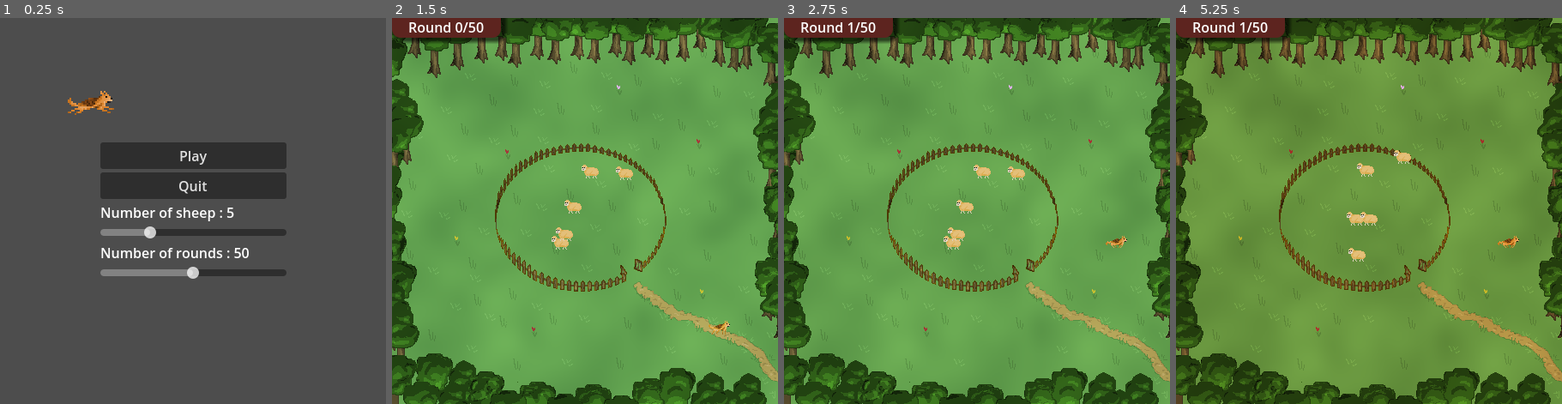
Above: before the commit, frames 1-4 (left to right).
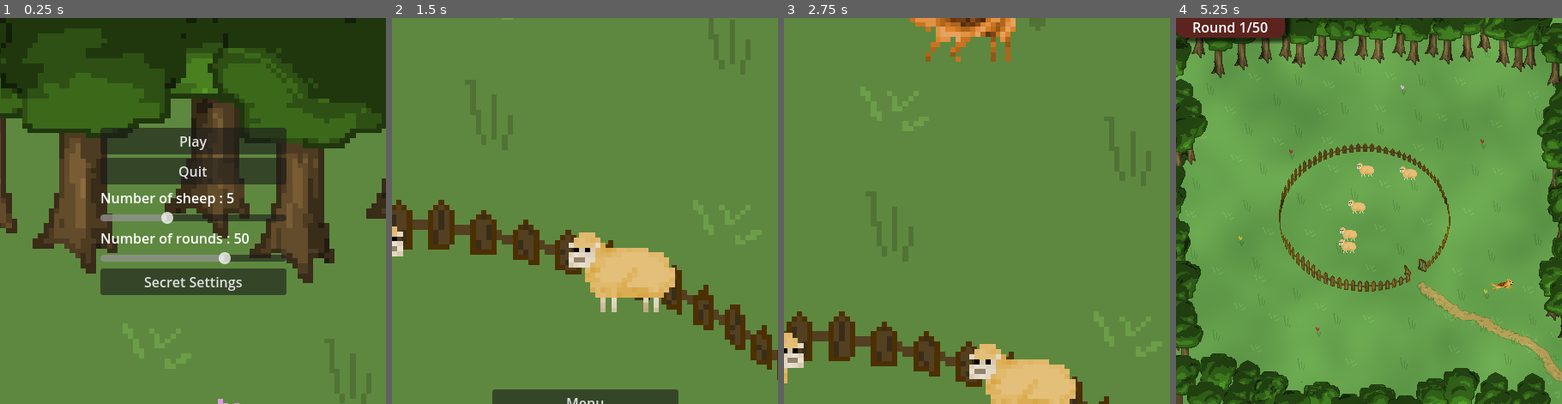
Above: after the commit, the same moments.

Repository: binaryHips/MAIgeAcademy
Game: Godot game, scene res://src/scenes/menu/Menu.tscn
The game is run twice, just before and just after one commit, with the same random seed, the same clock (stepped at 60 frames per second) and the same inputs.
Inputs (mouse positions are in pixels of both pictures, inside the frame that each line leads up to):
- Up to frame 1 (0.25 s): no input
- Up to frame 2 (1.5 s): click (585, 280) at 0.5 s, where only the run after the commit has a clickable "Secret Settings"; click (585, 156) at 1.25 s, where only the run before the commit has a clickable "Play"
- Up to frame 3 (2.75 s): click (977, 156) at 2 s, where only the run after the commit has a clickable "Menu"
- Up to frame 4 (5.25 s): move the mouse to (1453, 191) at 2.77 s; hold Right (ui_right) 2.78-3.5 s; click (1369, 153) at 3.5 s, where only the run after the commit has a clickable "Play"; move the mouse to (1291, 230) at 4.27 s; hold Down (ui_down) 4.28-5.03 s; tap Enter at 5 s; move the mouse to (1407, 126) at 5.02 s; hold Right (ui_right) from 5.03 s (still down)

The runs differ from the first frame. In frame 1, 95% of the frame differs, in the area x 0-100%, y 0-100%; in frame 2, 78%; in frame 3, 69%; in frame 4, 0.9%.

Commit message:
fixed bugs + refactor + updated menu

Diff:
--- a/project.godot
+++ b/project.godot
@@ -18,6 +18,7 @@
 [autoload]
 
 Gamemaster="*res://src/autoloads/gamemaster.gd"
+Settings="*res://src/autoloads/settings.gd"
 
 [display]
 
--- /dev/null
+++ b/resources/shaders/blur.gdshader
@@ -0,0 +1,11 @@
+shader_type canvas_item;
+
+uniform float lod: hint_range(0.0, 5) = 0.0;
+
+uniform sampler2D screen_texture : hint_screen_texture, filter_nearest_mipmap_anisotropic;
+
+void fragment(){
+
+	vec4 color = textureLod(screen_texture, SCREEN_UV, lod);
+	COLOR = color;
+}
--- a/src/autoloads/gamemaster.gd
+++ b/src/autoloads/gamemaster.gd
@@ -1,10 +1,7 @@
 extends Node
 
-var time_between_turns:float = 0.5
 
-var length_in_rounds:int = 50
 
-var n_sheep:int = 5
 
 var world_state:Dictionary = {
 	"sheep_in" = [],
@@ -29,9 +26,10 @@
 
 	add_child(turn_timer)
 
+
 func start_game():
 	turn_timer.start()
-	turn_timer.wait_time = time_between_turns
+	turn_timer.wait_time = Settings.time_between_turns
 	turn_timer.timeout.connect(next_turn)
 
 var round_count:int
@@ -48,7 +46,7 @@
 
 	current_turn = (current_turn + 1) % turn_order.size()
 
-	if round_count == length_in_rounds:
+	if round_count == Settings.length_in_rounds:
 		end()
 
 func end():
--- /dev/null
+++ b/src/autoloads/settings.gd
@@ -0,0 +1,12 @@
+extends Node
+
+var time_between_turns:float = 0.5
+
+var intertwine_dog_turns: bool = true
+
+var length_in_rounds:int = 50
+
+var n_sheep:int = 5
+
+var dog_speed:float = 100.0
+var sheep_speed:float = 40.0
--- a/src/classes/brain.gd
+++ b/src/classes/brain.gd
@@ -18,11 +18,10 @@
 
 var actions = {}
 
-func _init() -> void:
+
+func _register():
+	body.set_meta("brain", self)
 	Gamemaster.turn_order.append(self)
-
-func register():
-	body.set_meta("brain", self)
 
 func run():
 	parse_events()
@@ -44,8 +43,8 @@
 		tween.tween_property(body,
 		"global_position",
 		body.global_position.move_toward(move_target, speed),
-		Gamemaster.time_between_turns
-		).set_trans(Tween.TRANS_ELASTIC)
+		Settings.time_between_turns
+		).set_trans(Tween.TRANS_SINE)
 		tween.play()
 
 func parse_events():
@@ -84,6 +83,9 @@
 
 func die():
 	Gamemaster.turn_order.erase(self)
+	Gamemaster.turn_order.filter(
+		func (a) : return not (a == self)
+		)
 	body.queue_free()
 	print("rip")
 
--- a/src/scenes/UI/ui.gd
+++ b/src/scenes/UI/ui.gd
@@ -3,16 +3,17 @@
 
 func _ready():
 	$Panel.position = Vector2(0, -100)
-	$Panel/time.text = "[center]Round " + str(Gamemaster.round_count) + "/" + str(Gamemaster.length_in_rounds)
-
+	$Panel/time.text = "[center]Round " + str(Gamemaster.round_count) + "/" + str(Settings.length_in_rounds)
+	_on_h_slider_value_changed(Settings.time_between_turns)
+	$Panel/VBoxContainer/HSlider.value = Settings.time_between_turns
 func set_time(time:float):
-	$Panel/time.text = "[center]Round " + str(Gamemaster.round_count) + "/" + str(Gamemaster.length_in_rounds)
+	$Panel/time.text = "[center]Round " + str(Gamemaster.round_count) + "/" + str(Settings.length_in_rounds)
 
 
 func _on_h_slider_value_changed(value: float) -> void:
-	value = snapped(value, 0.01)
+	value = snapped(value, 0.001)
 	$Panel/VBoxContainer/turn_time.text = "Turn time (" + str(value) + "s)"
-	Gamemaster.time_between_turns = value
+	Settings.time_between_turns = value
 	Gamemaster.turn_timer.wait_time = value
 
 var tween:Tween
--- a/src/scenes/UI/ui.tscn
+++ b/src/scenes/UI/ui.tscn
@@ -48,7 +48,7 @@
 mouse_filter = 1
 min_value = 0.01
 max_value = 2.718
-step = 0.05
+step = 0.001
 value = 0.51
 exp_edit = true
 
--- a/src/scenes/chien/brain.gd
+++ b/src/scenes/chien/brain.gd
@@ -2,9 +2,23 @@
 
 # Called when the node enters the scene tree for the first time.
 func _ready() -> void:
-	register()
-	speed = 200.0
+	_register()
+	speed = Settings.dog_speed
 	add_state("patrol")
+
+func _register():
+	body.set_meta("brain", self)
+
+	if Settings.intertwine_dog_turns:
+		(
+			func ():
+				for i in range(Gamemaster.turn_order.size()-1, 0, -1):
+					Gamemaster.turn_order.insert(i, self)
+					print("TO", Gamemaster.turn_order)
+
+		).call_deferred()
+	else:
+		Gamemaster.turn_order.append(self)
 
 # Called every frame. 'delta' is the elapsed time since the previous frame.
 func _process(delta: float) -> void:
@@ -52,7 +66,7 @@
 			else:
 				move_target = e.global_position * 1.3
 				body.bark()
-				send_event(e.get_meta("brain"),{"type": "bark", "from" : e.global_position * 1.3})
+				send_event(e.get_meta("brain"),{"type": "bark", "from" : body.global_position * 1.3})
 				override_state("patrol")
 
 	if has_state("idle"):
--- a/src/scenes/main/main.gd
+++ b/src/scenes/main/main.gd
@@ -11,7 +11,7 @@
 	col = sky_colors.sample(0.0)
 	$ColorRect.material.set_shader_parameter("color", col)
 
-	for k in Gamemaster.n_sheep:
+	for k in Settings.n_sheep:
 		var sheep := SHEEP.instantiate()
 		add_child(sheep)
 		sheep.position = Vector2i(
@@ -22,9 +22,9 @@
 
 func on_new_round(curr_round:int):
 	if not sky_colors: return
-	var time_between_rounds = Gamemaster.time_between_turns * Gamemaster.turn_order.size()
+	var time_between_rounds = Settings.time_between_turns * Gamemaster.turn_order.size()
 
-	var fac = min(1.0, 1.0 / Gamemaster.length_in_rounds * curr_round + 0.0001)
+	var fac = min(1.0, 1.0 / Settings.length_in_rounds * curr_round + 0.0001)
 
 	print("FAC "  ,fac)
 	$CanvasLayer/UI.set_time(fac)
--- a/src/scenes/map/enclosure_area.gd
+++ b/src/scenes/map/enclosure_area.gd
@@ -3,6 +3,7 @@
 
 # Called when the node enters the scene tree for the first time.
 func _ready() -> void:
+
 	for body in get_overlapping_bodies():
 		if body.is_in_group("sheep"):
 			Gamemaster.world_state["sheep_in"].append(body)
--- a/src/scenes/menu/Menu.tscn
+++ b/src/scenes/menu/Menu.tscn
@@ -1,10 +1,13 @@
-[gd_scene load_steps=7 format=3 uid="uid://vqro77kagm5m"]
+[gd_scene load_steps=11 format=3 uid="uid://vqro77kagm5m"]
 
 [ext_resource type="Script" path="res://src/scenes/menu/menu.gd" id="1_6s0fk"]
 [ext_resource type="Texture2D" uid="uid://wttefocce8u0" path="res://resources/images/chien_fixe.png" id="2_fsttc"]
+[ext_resource type="Shader" path="res://resources/shaders/blur.gdshader" id="2_wivfl"]
 [ext_resource type="Texture2D" uid="uid://b0mlokg7skn1d" path="res://resources/images/chien_aboie.png" id="3_5dj14"]
+[ext_resource type="Texture2D" uid="uid://difvyndmfhtpb" path="res://resources/images/Enclos.png" id="3_skap5"]
 [ext_resource type="Texture2D" uid="uid://r6eipbpvslqq" path="res://resources/images/chien_cours.png" id="4_u3gfn"]
 [ext_resource type="Texture2D" uid="uid://dpubu47aoxb2s" path="res://resources/images/chien_cours2.png" id="5_reg57"]
+[ext_resource type="Texture2D" uid="uid://djvmrjhon2nd7" path="res://resources/images/mouton_fixe.png" id="7_1wwna"]
 
 [sub_resource type="SpriteFrames" id="SpriteFrames_io443"]
 animations = [{
@@ -39,6 +42,10 @@
 "speed": 5.0
 }]
 
+[sub_resource type="ShaderMaterial" id="ShaderMaterial_mn8wv"]
+shader = ExtResource("2_wivfl")
+shader_parameter/lod = 4.219
+
 [node name="Menu" type="Control"]
 layout_mode = 3
 anchors_preset = 15
@@ -47,6 +54,41 @@
 grow_horizontal = 2
 grow_vertical = 2
 script = ExtResource("1_6s0fk")
+
+[node name="Enclos" type="Sprite2D" parent="."]
+texture_filter = 1
+position = Vector2(119, 1301)
+scale = Vector2(6.17, 5.833)
+texture = ExtResource("3_skap5")
+
+[node name="doggo" type="AnimatedSprite2D" parent="Enclos"]
+texture_filter = 1
+position = Vector2(-41.9773, -130.979)
+scale = Vector2(0.945381, 1)
+sprite_frames = SubResource("SpriteFrames_io443")
+animation = &"court"
+
+[node name="Timer" type="Timer" parent="Enclos/doggo"]
+wait_time = 0.4
+autostart = true
+
+[node name="MoutonFixe" type="Sprite2D" parent="Enclos"]
+position = Vector2(-13.7763, -66.6895)
+scale = Vector2(-1, 1)
+texture = ExtResource("7_1wwna")
+
+[node name="MoutonFixe2" type="Sprite2D" parent="Enclos"]
+position = Vector2(29.3355, -27.9445)
+scale = Vector2(-1, 1)
+texture = ExtResource("7_1wwna")
+
+[node name="MoutonFixe3" type="Sprite2D" parent="Enclos"]
+position = Vector2(37.6013, -64.4608)
+texture = ExtResource("7_1wwna")
+
+[node name="MoutonFixe4" type="Sprite2D" parent="Enclos"]
+position = Vector2(-20.4214, -26.9158)
+texture = ExtResource("7_1wwna")
 
 [node name="MarginContainer" type="MarginContainer" parent="."]
 layout_mode = 1
@@ -81,8 +123,9 @@
 
 [node name="SheepNum" type="HSlider" parent="MarginContainer/VBoxContainer"]
 layout_mode = 2
-max_value = 20.0
+min_value = 1.0
 value = 5.0
+exp_edit = true
 
 [node name="TurnText" type="RichTextLabel" parent="MarginContainer/VBoxContainer"]
 layout_mode = 2
@@ -91,17 +134,86 @@
 
 [node name="TurnNum" type="HSlider" parent="MarginContainer/VBoxContainer"]
 layout_mode = 2
+min_value = 1.0
+max_value = 300.0
 value = 50.0
-
-[node name="AnimatedSprite2D" type="AnimatedSprite2D" parent="."]
-texture_filter = 1
-position = Vector2(73, 62)
-scale = Vector2(2, 2)
-sprite_frames = SubResource("SpriteFrames_io443")
-animation = &"court"
-autoplay = "court"
-
+exp_edit = true
+
+[node name="Button" type="Button" parent="MarginContainer/VBoxContainer"]
+layout_mode = 2
+text = "Secret Settings"
+
+[node name="MarginContainer2" type="MarginContainer" parent="."]
+layout_mode = 1
+anchors_preset = 8
+anchor_left = 0.5
+anchor_top = 0.5
+anchor_right = 0.5
+anchor_bottom = 0.5
+offset_left = -108.5
+offset_top = 236.51
+offset_right = 108.5
+offset_bottom = 396.51
+grow_horizontal = 2
+grow_vertical = 2
+
+[node name="VBoxContainer" type="VBoxContainer" parent="MarginContainer2"]
+layout_mode = 2
+size_flags_vertical = 4
+
+[node name="Button" type="Button" parent="MarginContainer2/VBoxContainer"]
+layout_mode = 2
+text = "Menu"
+
+[node name="doggo_plays" type="CheckButton" parent="MarginContainer2/VBoxContainer"]
+layout_mode = 2
+
+[node name="doggo" type="RichTextLabel" parent="MarginContainer2/VBoxContainer/doggo_plays"]
+layout_mode = 2
+offset_right = 217.0
+offset_bottom = 23.0
+mouse_filter = 2
+text = "Dog turns intertwined"
+fit_content = true
+
+[node name="SheepText" type="RichTextLabel" parent="MarginContainer2/VBoxContainer"]
+layout_mode = 2
+text = "Sheep base speed"
+fit_content = true
+
+[node name="SheepSpeed" type="HSlider" parent="MarginContainer2/VBoxContainer"]
+layout_mode = 2
+max_value = 200.0
+value = 20.0
+
+[node name="DogText" type="RichTextLabel" parent="MarginContainer2/VBoxContainer"]
+layout_mode = 2
+text = "Dog speed"
+fit_content = true
+
+[node name="DogSpeed" type="HSlider" parent="MarginContainer2/VBoxContainer"]
+layout_mode = 2
+max_value = 500.0
+value = 200.0
+
+[node name="ColorRect" type="ColorRect" parent="."]
+visible = false
+material = SubResource("ShaderMaterial_mn8wv")
+layout_mode = 1
+anchors_preset = 15
+anchor_right = 1.0
+anchor_bottom = 1.0
+grow_horizontal = 2
+grow_vertical = 2
+mouse_filter = 2
+
+[connection signal="timeout" from="Enclos/doggo/Timer" to="." method="_on_timer_timeout"]
 [connection signal="pressed" from="MarginContainer/VBoxContainer/Start" to="." method="_on_start_pressed"]
 [connection signal="pressed" from="MarginContainer/VBoxContainer/Quit" to="." method="_on_quit_pressed"]
 [connection signal="value_changed" from="MarginContainer/VBoxContainer/SheepNum" to="." method="_on_sheep_num_value_changed"]
 [connection signal="value_changed" from="MarginContainer/VBoxContainer/TurnNum" to="." method="_on_turn_num_value_changed"]
+[connection signal="pressed" from="MarginContainer/VBoxContainer/Button" to="." method="swap_to_advanced"]
+[connection signal="pressed" from="MarginContainer2/VBoxContainer/Button" to="." method="swap_to_menu"]
+[connection signal="toggled" from="MarginContainer2/VBoxContainer/doggo_plays" to="." method="_on_doggo_plays_toggled"]
+[connection signal="value_changed" from="MarginContainer2/VBoxContainer/SheepSpeed" to="." method="_on_sheep_speed_value_changed"]
+[connection signal="value_changed" from="MarginContainer2/VBoxContainer/DogSpeed" to="." method="_on_dog_speed_value_changed"]
--- a/src/scenes/menu/menu.gd
+++ b/src/scenes/menu/menu.gd
@@ -10,20 +10,144 @@
 
 
 func _physics_process(delta: float) -> void:
-	$AnimatedSprite2D.global_position = $AnimatedSprite2D.global_position.move_toward(
-		get_global_mouse_position(),
-		delta * 200.0
-	)
+	var newpos_x := sin(Time.get_ticks_msec() / 100000.0) * 800
+	#$doggo.global_position.x -= ($Enclos.position.x - newpos_x)
+	$Enclos.position.x = newpos_x
+
+
+func doggo():
+
+	$Enclos/doggo/Timer.wait_time = randf_range(1.0, 1.5)
+
+	var v := get_global_mouse_position()
+
+	if abs(v.x - $Enclos/doggo.global_position.x) < 100: return
+
+
+	$Enclos/doggo.play("court")
+	v.y = clampf(v.y, 250, 600)
+
+
+	$Enclos/doggo.scale.x = -abs($Enclos/doggo.scale.x) if v.x < $Enclos/doggo.global_position.x else abs($Enclos/doggo.scale.x)
+	var tween:Tween = get_tree().create_tween()
+	tween.tween_property(
+		$Enclos/doggo,
+		"global_position",
+		v + Vector2(
+			 -abs($Enclos/doggo.scale.x * 15) if v.x > $Enclos/doggo.global_position.x else abs($Enclos/doggo.scale.x * 15),
+			30
+		),
+		0.8
+	).set_ease(Tween.EASE_IN_OUT)
+	tween.tween_callback($Enclos/doggo.play.bind("aboie"))
+	tween.play()
+
+
+func swap_to_advanced():
+	$Enclos/doggo/Timer.stop()
+	var tween:Tween = get_tree().create_tween()
+
+	tween.tween_property(
+		$Enclos,
+		"global_position:y",
+		500,
+		1.5
+	).set_trans(Tween.TRANS_CUBIC)
+	tween.set_ease(Tween.EASE_IN_OUT)
+	tween.set_parallel()
+	tween.tween_property(
+		$MarginContainer,
+		"position:y",
+		-225,
+		0.6
+	).set_trans(Tween.TRANS_CUBIC)
+
+	tween.set_parallel()
+	tween.tween_property(
+		$MarginContainer2,
+		"position:y",
+		145,0.8
+	).set_delay(0.7).set_trans(Tween.TRANS_CUBIC)
+
+	tween.play()
+
+func swap_to_menu():
+	$Enclos/doggo/Timer.start()
+	var tween:Tween = get_tree().create_tween()
+
+	tween.tween_property(
+		$Enclos,
+		"global_position:y",
+		1301,
+		1.5
+	).set_trans(Tween.TRANS_CUBIC)
+	tween.set_ease(Tween.EASE_IN_OUT)
+	tween.set_parallel()
+	tween.tween_property(
+		$MarginContainer2,
+		"position:y",
+		460,
+		0.6
+	).set_trans(Tween.TRANS_CUBIC)
+
+	tween.set_parallel()
+	tween.tween_property(
+		$MarginContainer,
+		"position:y",
+		145,0.8
+	).set_delay(0.7).set_trans(Tween.TRANS_CUBIC)
+
+	tween.play()
 
 func _ready() -> void:
-	$MarginContainer/VBoxContainer/SheepText.text = "Number of sheep : " + str(Gamemaster.n_sheep)
-	$MarginContainer/VBoxContainer/TurnText.text = "Number of rounds : " + str(Gamemaster.length_in_rounds)
+	_on_sheep_num_value_changed(Settings.n_sheep)
+	$MarginContainer/VBoxContainer/SheepNum.value = Settings.n_sheep
+	_on_turn_num_value_changed(Settings.length_in_rounds)
+	$MarginContainer/VBoxContainer/TurnNum.value = Settings.length_in_rounds
+
+	_on_sheep_speed_value_changed(Settings.sheep_speed)
+	$MarginContainer2/VBoxContainer/SheepSpeed.value = Settings.sheep_speed
+	_on_dog_speed_value_changed(Settings.dog_speed)
+	$MarginContainer2/VBoxContainer/DogSpeed.value = Settings.dog_speed
+	$MarginContainer2/VBoxContainer/doggo_plays.button_pressed = Settings.intertwine_dog_turns
+
+	var tween:Tween = get_tree().create_tween()
+	tween.tween_method(
+		change_blur,
+			4.0,
+			0.0,
+			1.4
+		).set_trans(Tween.TRANS_SINE)
+	tween.play()
 
 func _on_sheep_num_value_changed(value: float) -> void:
 	$MarginContainer/VBoxContainer/SheepText.text = "Number of sheep : " + str(value)
-	Gamemaster.n_sheep = int(value)
+	Settings.n_sheep = int(value)
 
 
 func _on_turn_num_value_changed(value: float) -> void:
 	$MarginContainer/VBoxContainer/TurnText.text = "Number of rounds : " + str(value)
-	Gamemaster.length_in_rounds = int(value)
+	Settings.length_in_rounds = int(value)
+
+
+
+func change_blur(v:float):
+	$ColorRect.material.set_shader_parameter("lod", v)
+
+
+func _on_timer_timeout() -> void:
+	doggo()
+
+
+func _on_doggo_plays_toggled(toggled_on: bool) -> void:
+	Settings.intertwine_dog_turns = toggled_on
+
+
+func _on_sheep_speed_value_changed(value: float) -> void:
+	Settings.sheep_speed = value
+	$MarginContainer2/VBoxContainer/SheepText.text = "Sheep base speed : " + str(value)
+
+
+func _on_dog_speed_value_changed(value: float) -> void:
+	Settings.dog_speed = value
+	$MarginContainer2/VBoxContainer/DogText.text = "Dog speed : " + str(value)
--- a/src/scenes/sheep/brain.gd
+++ b/src/scenes/sheep/brain.gd
@@ -7,8 +7,8 @@
 var count_return:int = 0
 
 func _ready():
-	register()
-	speed = 40
+	_register()
+	speed = Settings.sheep_speed
 	override_state("idle")
 
 	add_action("idle_walk" ,
@@ -28,9 +28,9 @@
 	match event["type"]:
 		"bark":
 			move_target = (body.global_position - event["from"]) * 999
-			speed = 80
+			speed = Settings.sheep_speed * 1.8
 			override_state("return")
-			count_return += 5
+			count_return += randi_range(1, 5)
 
 
 func _see():
@@ -56,8 +56,6 @@
 	return percept
 
 
-
-
 func _act(percept):
 	print(states)
 	if has_state("runaway"):
@@ -71,12 +69,15 @@
 
 	elif has_state("return"):
 		if percept["is_inside"]:
-			speed = 40
+			speed = Settings.sheep_speed
 			count_return = 0
 			override_state("idle")
+			execute_action("idle_walk")
+			return
 
-		if count_return <= 0:
-			override_state("idle")
+		elif count_return <= 0:
+			override_state("runaway")
+			return
 
 		count_return -= 1
 
